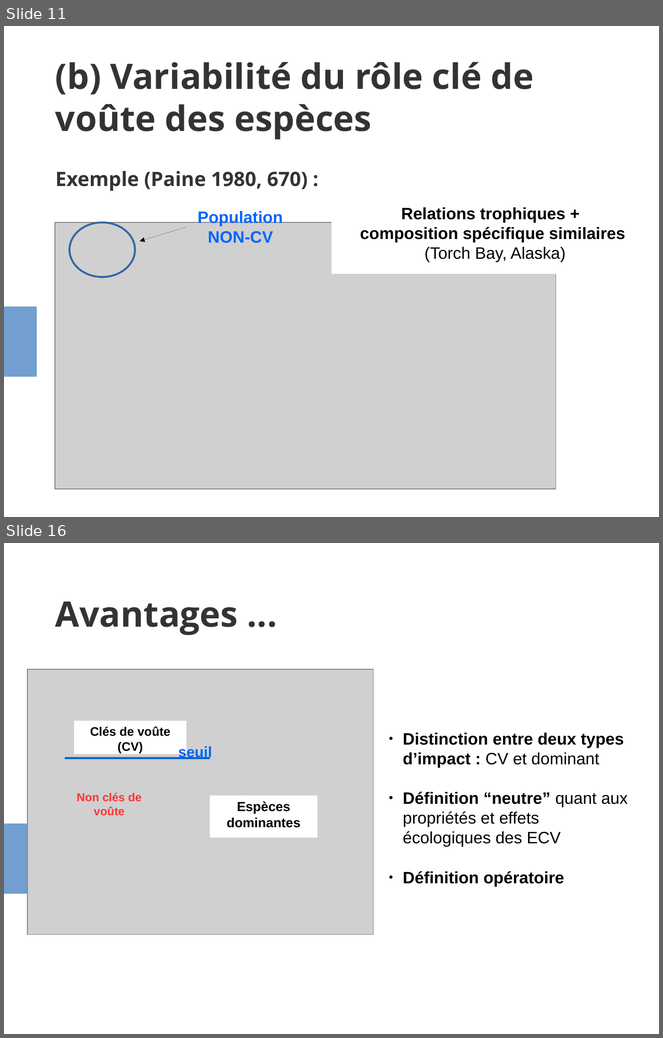
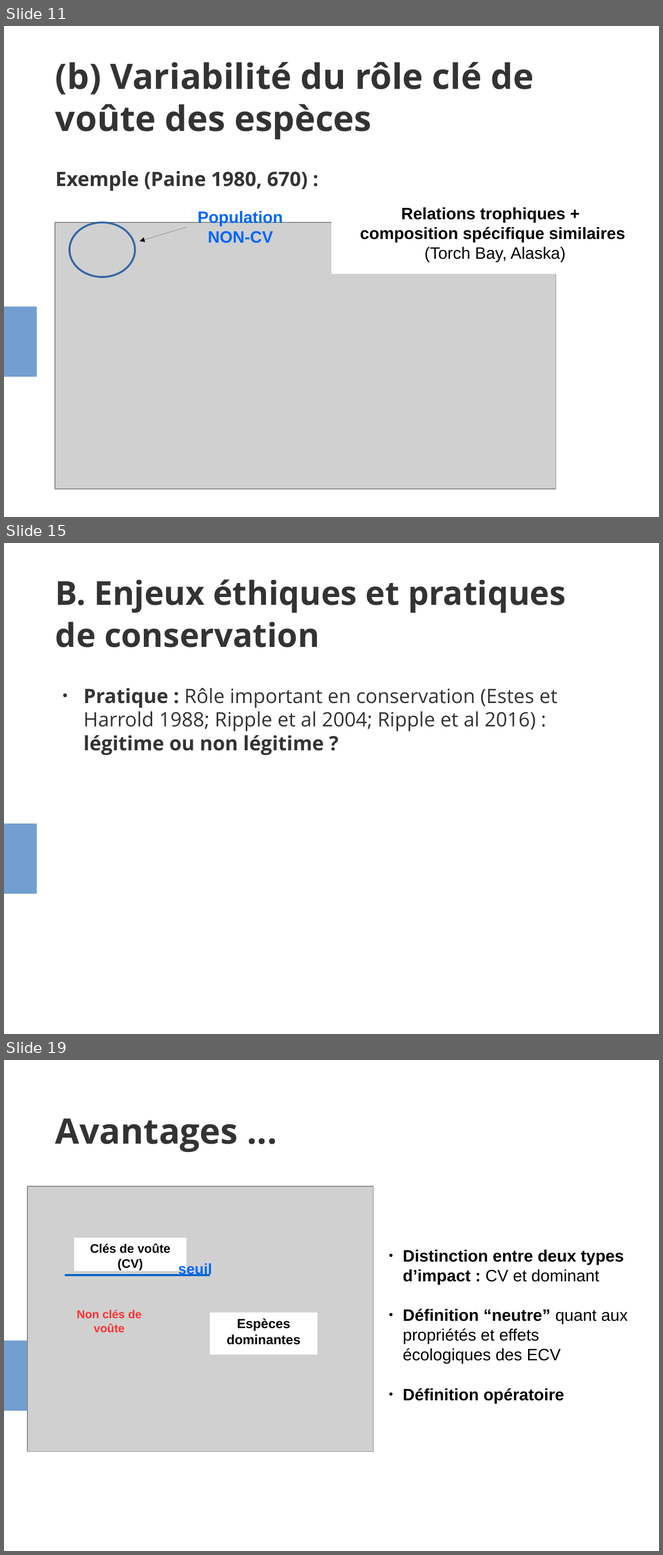
Before and after one commit to evadelmas/keystone_concept, a slide deck: presentation_LEIPS.odp. Shown one above the other, each under a label of ours: slides 11 and 16 before the commit, slides 11, 15 and 19 after it; the slides between them are not shown. The pictures are 663x1038 and 663x1555 pixels, drawn with LibreOffice and Linux fonts; fonts in the diff are those of the drawing; grey boxes stand for pictures. Boxes give left, top, right and bottom in pixels: in the first picture for what was removed or moved away, otherwise in the second. Text is boxed around its words. In the diff, an @@ line names an element or a change of style, - is before the commit and + after.

```diff
--- a/presentation_LEIPS.odp
+++ b/presentation_LEIPS.odp
@@ slide 15 added at bbox=[4, 543, 659, 1034], background #FFFFFF; not listed: 1 template element that a slide beside it also shows @@
@@ title added at bbox=[55, 579, 566, 648], 40 pt, text #333333, bold @@
+B. Enjeux éthiques et pratiques de conservation
@@ text added at bbox=[84, 688, 558, 755], 24 pt, text #333333 @@
+● Pratique : Rôle important en conservation (Estes et Harrold 1988; Ripple et al 2004; Ripple et al 2016) : légitime ou non légitime ?
@@ what was slide 16 is now slide 19 @@
```
Also in this commit, not shown: 5 slides changed, 3 other slides added, 1 slide removed, 1 other file.
